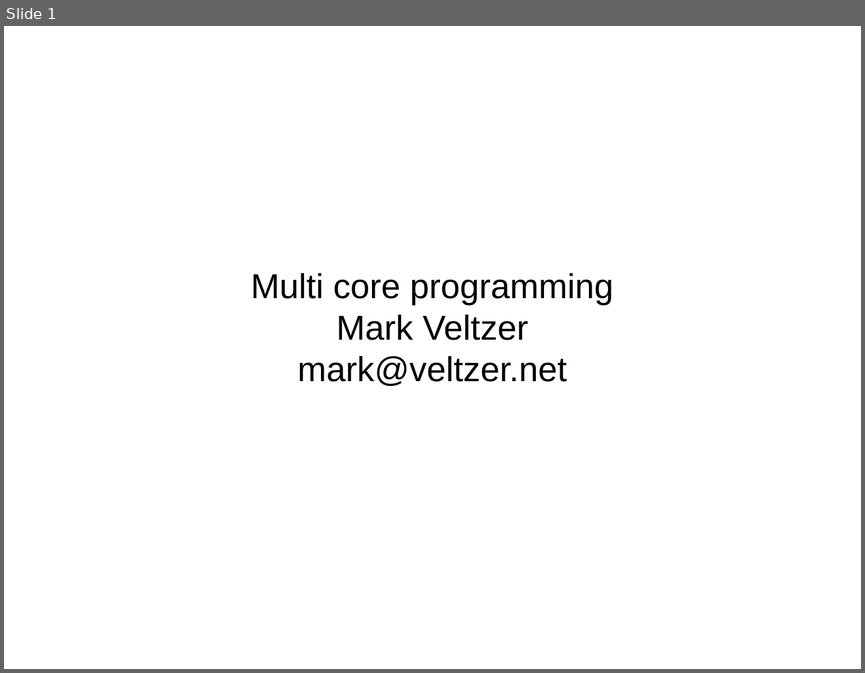
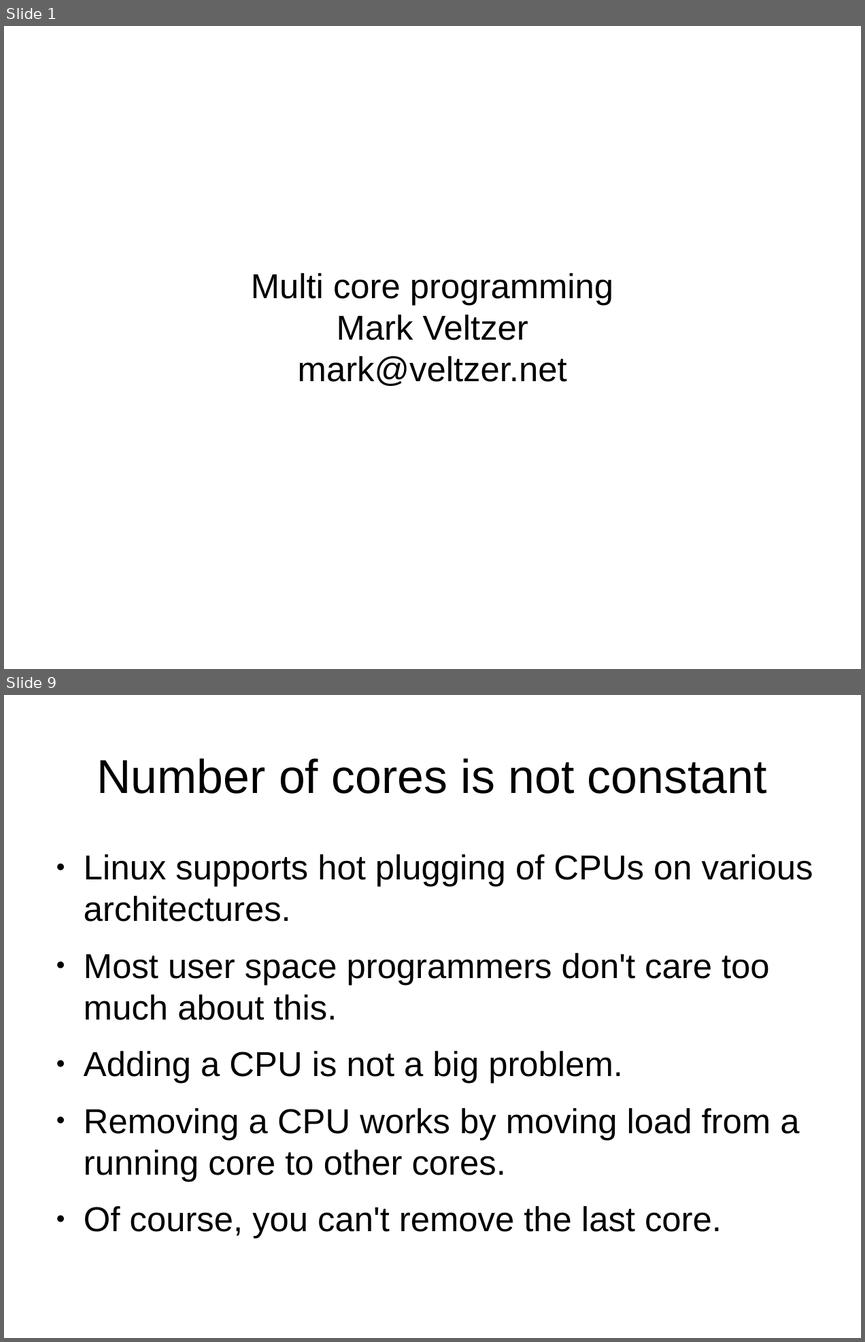
Before and after one commit to veltzer/demos-linux, a slide deck: multi_core/multicore.odp. Shown one above the other, each under a label of ours: slide 1 before the commit, slides 1 and 9 after it; the slides between them are not shown. The pictures are 865x673 and 865x1342 pixels, drawn with LibreOffice and Linux fonts; fonts in the diff are those of the drawing. Boxes give left, top, right and bottom in pixels: in the first picture for what was removed or moved away, otherwise in the second. Text is boxed around its words. In the diff, an @@ line names an element or a change of style, - is before the commit and + after.

```diff
--- a/multi_core/multicore.odp
+++ b/multi_core/multicore.odp
@@ slide 9 added at [4,695,861,1338], background #FFFFFF @@
@@ title added at [96,758,767,794], 44 pt, text #000000 @@
+Number of cores is not constant
@@ text added at [84,854,813,1238], 32 pt, text #000000 @@
+● Linux supports hot plugging of CPUs on various architectures.
+● Most user space programmers don't care too much about this.
+● Adding a CPU is not a big problem.
+● Removing a CPU works by moving load from a running core to other cores.
+● Of course, you can't remove the last core.
```
Also in this commit, not shown: 65 other slides added, 1 slide removed, 1 other file.
